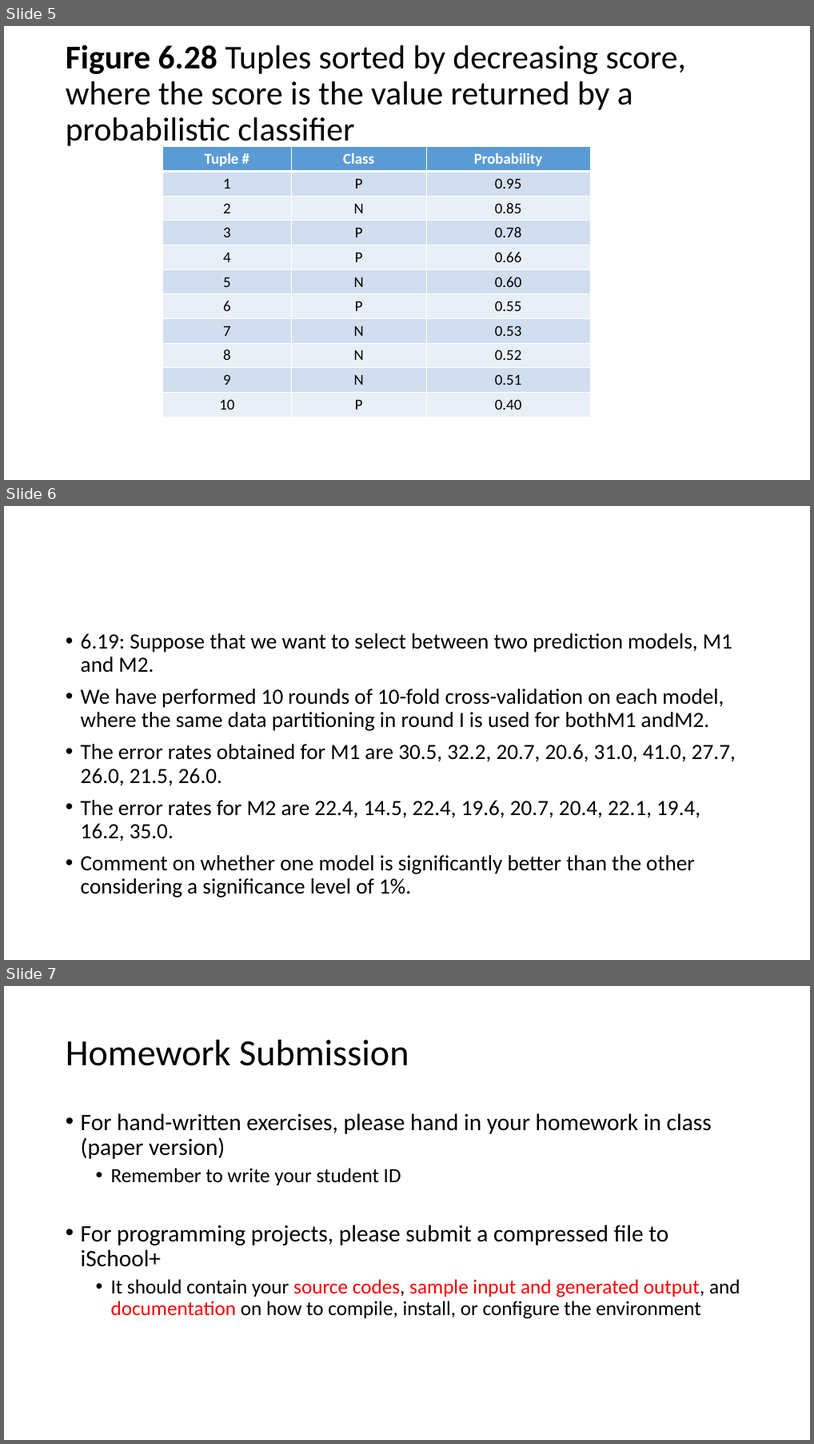
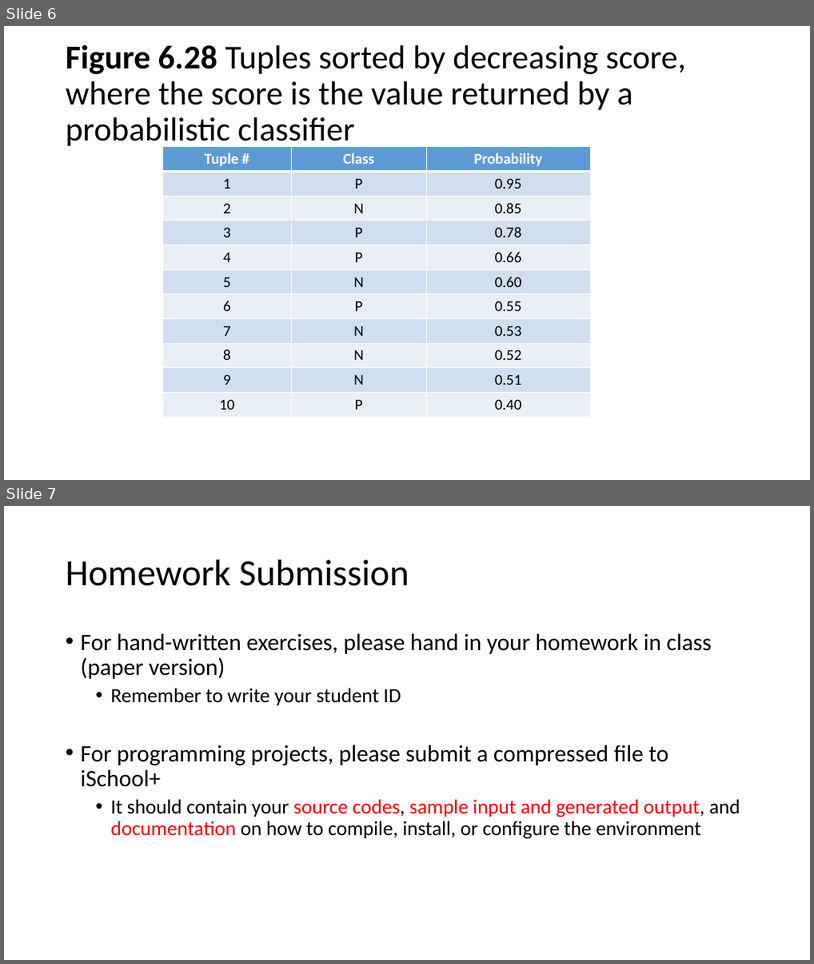
Before and after one commit to chriswjh/chriswjh.github.io, a slide deck: EDM/HW3.pptx. Shown one above the other, each under a label of ours: slides 5, 6 and 7 before the commit, slides 6 and 7 after it. The pictures are 814x1444 and 814x964 pixels, drawn with LibreOffice and Linux fonts; fonts in the diff are those of the drawing. Boxes give left, top, right and bottom in pixels: in the first picture for what was removed or moved away, otherwise in the second. Text is boxed around its words. In the diff, an @@ line names an element or a change of style, - is before the commit and + after.

```diff
--- a/EDM/HW3.pptx
+++ b/EDM/HW3.pptx
@@ slide 6 removed at (4,506,810,960), background #FFFFFF @@
@@ text removed at (81,633,736,897) @@
-• 6.19: Suppose that we want to select between two prediction models, M1 and M2.
-• We have performed 10 rounds of 10-fold cross-validation on each model, where the same data partitioning in round I is used for bothM1 andM2.
-• The error rates obtained for M1 are 30.5, 32.2, 20.7, 20.6, 31.0, 41.0, 27.7, 26.0, 21.5, 26.0.
-• The error rates for M2 are 22.4, 14.5, 22.4, 19.6, 20.7, 20.4, 22.1, 19.4, 16.2, 35.0.
-• Comment on whether one model is significantly better than the other considering a significance level of 1%.
@@ what was slide 5 is now slide 6 @@
```
Also in this commit, not shown: 2 slides changed, 1 slide added.
